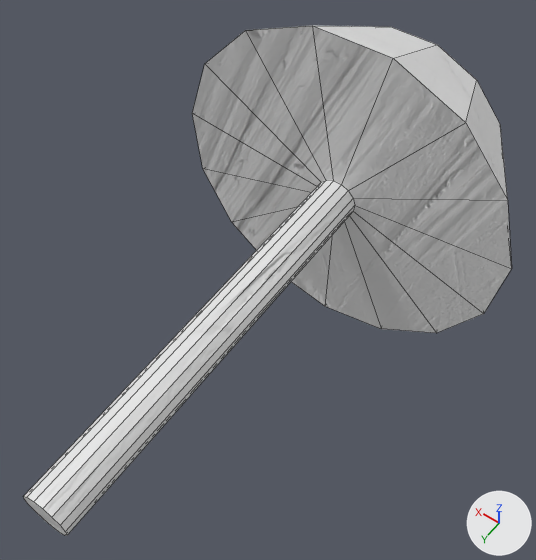
A saved change to the FBX model gESilk/resources/models/Cylinder.fbx.
Both versions are drawn from a camera (50 mm lens) standing at (8.4, 7.48, 19.64) and looking at (9.51, 5.93, 17.2). Every picture has the same lights, and +X, +Y and +Z are marked at lower right. Mesh edges are drawn as thin lines.

The older version as bpy lines, for what is in view:
```python
me_cylinder = bpy.data.meshes.new('Cylinder')
me_cylinder.from_pydata(...)  # 90 vertices, 77 faces; spans x -0.84..0.84, y -0.65..1.74, z -0.84..0.82
me_cylinder.materials.append(mat_wood)
ob_cylinder = bpy.data.objects.new('Cylinder', me_cylinder)
ob_cylinder.location = (9.543, 5.434, 17.189)
```
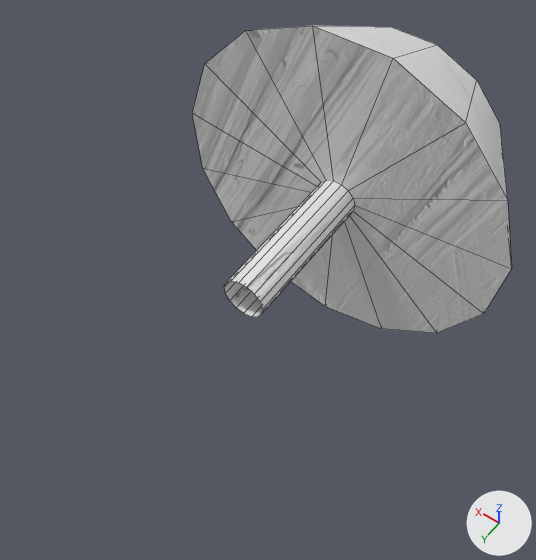
The newer file is also turned or shifted as a whole; pictures and numbers use the older file's frame.

Where the change shows, as pixel boxes [x1, y1, x2, y2] in the pictures (536 x 560 px; the box of a moved part takes in the faces that stretch with it):
'Cylinder', reshaped (34% narrower, 40% shorter): before [24, 25, 512, 536]; after [192, 25, 512, 333]
part 1 of me_cylinder, moved or reshaped: before [24, 180, 355, 536]; after [224, 180, 355, 317]

Patch to the scene script:
```diff
--- a/gESilk/resources/models/Cylinder.fbx.py
+++ b/gESilk/resources/models/Cylinder.fbx.py
@@ me_cylinder @@
 # used by ob_cylinder; location = (9.543, 5.434, 17.189)
-me_cylinder.from_pydata(...)  # 90 vertices, 77 faces; spans x -0.84..0.84, y -0.65..1.74, z -0.84..0.82
+me_cylinder.from_pydata(...)  # 90 vertices, 76 faces; spans x -0.84..0.84, y -0.65..0.63, z -0.84..0.82
+# me_cylinder part 1
+# 15 vertices are removed from x -0.1..0.1, y 1.74, z -0.1..0.1
+# 16 faces are deleted
+# 15 new vertices lie (0.0, 0.71, 0.0) away from vertices in x -0.1..0.1, y -0.08, z -0.1..0.1
+# 15 new faces join them
+# me_cylinder part 2: the surface is now shaded smooth
 me_cylinder.materials.append(mat_wood)
```
